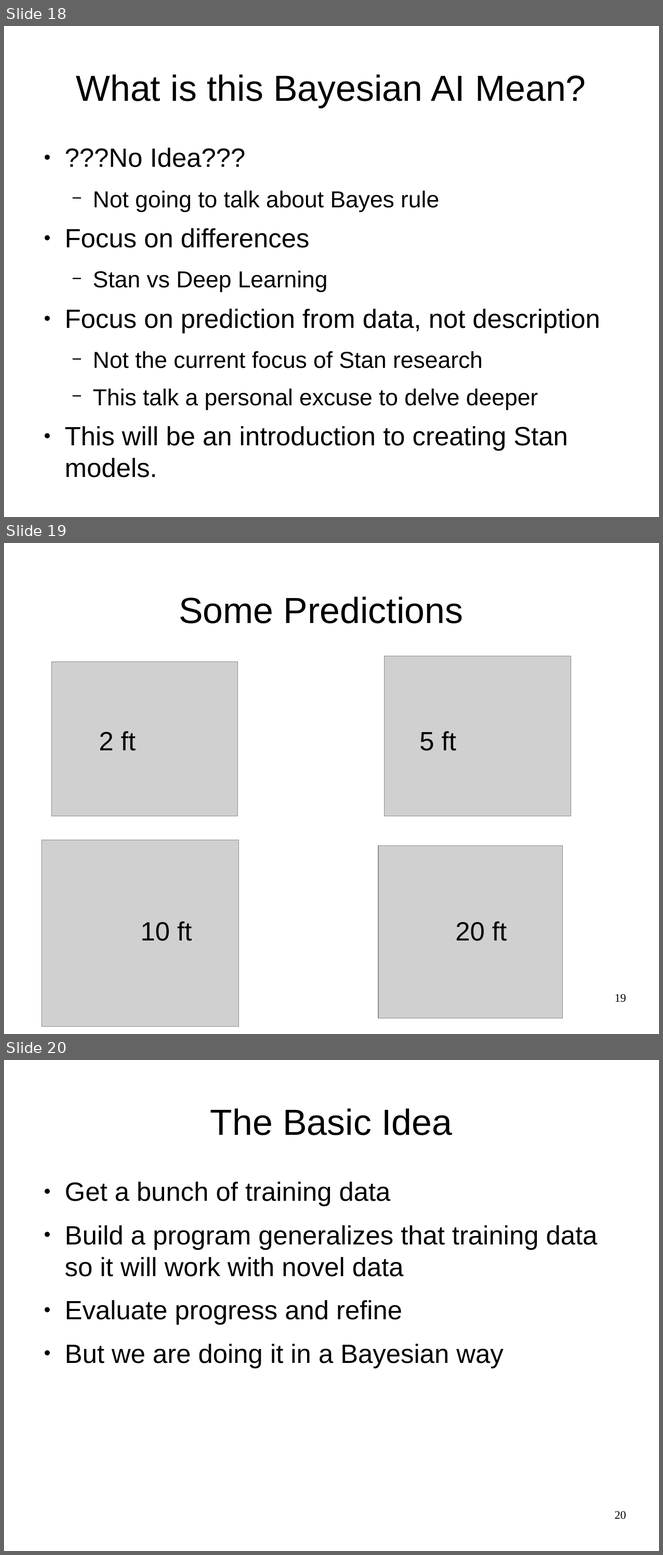
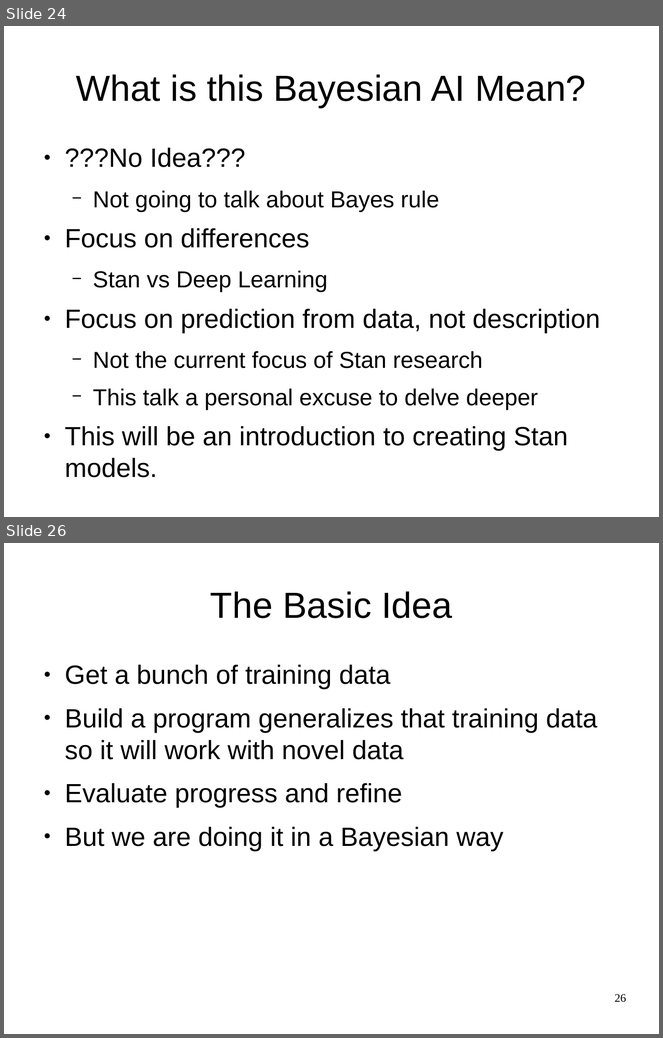
Before and after one commit to breckbaldwin/StanIsThePlan, a slide deck: talks/burlingtonMeetup2019/BurlingtonMeetup.odp. Shown one above the other, each under a label of ours: slides 18, 19 and 20 before the commit, slides 24 and 26 after it; the slides between them are not shown. The pictures are 663x1555 and 663x1038 pixels, drawn with LibreOffice and Linux fonts; fonts in the diff are those of the drawing; grey boxes stand for pictures. Boxes give left, top, right and bottom in pixels: in the first picture for what was removed or moved away, otherwise in the second. Text is boxed around its words. In the diff, an @@ line names an element or a change of style, - is before the commit and + after.

```diff
--- a/talks/burlingtonMeetup2019/BurlingtonMeetup.odp
+++ b/talks/burlingtonMeetup2019/BurlingtonMeetup.odp
@@ slide 19 removed at (4, 543, 659, 1034), background #FFFFFF @@
@@ title removed at (179, 597, 463, 624) @@
-Some Predictions
@@ picture removed at (51, 662, 238, 817) @@
@@ picture removed at (385, 656, 571, 817) @@
@@ text removed at (99, 731, 136, 751) @@
-2 ft
@@ text removed at (419, 731, 456, 751) @@
-5 ft
@@ picture removed at (42, 840, 239, 1027) @@
@@ picture removed at (378, 846, 563, 1019) @@
@@ text removed at (141, 922, 192, 941) @@
-10 ft
@@ text removed at (455, 922, 507, 941) @@
-20 ft
@@ page number removed at (615, 994, 626, 1003) @@
-19
@@ what was slide 18 is now slide 24 @@
@@ what was slide 20 is now slide 26 @@
@@ page number at (615, 994, 626, 1003): text changed @@
-20
+26
```
Also in this commit, not shown: 1 slide changed, 9 slides added, 8 other slides removed.
